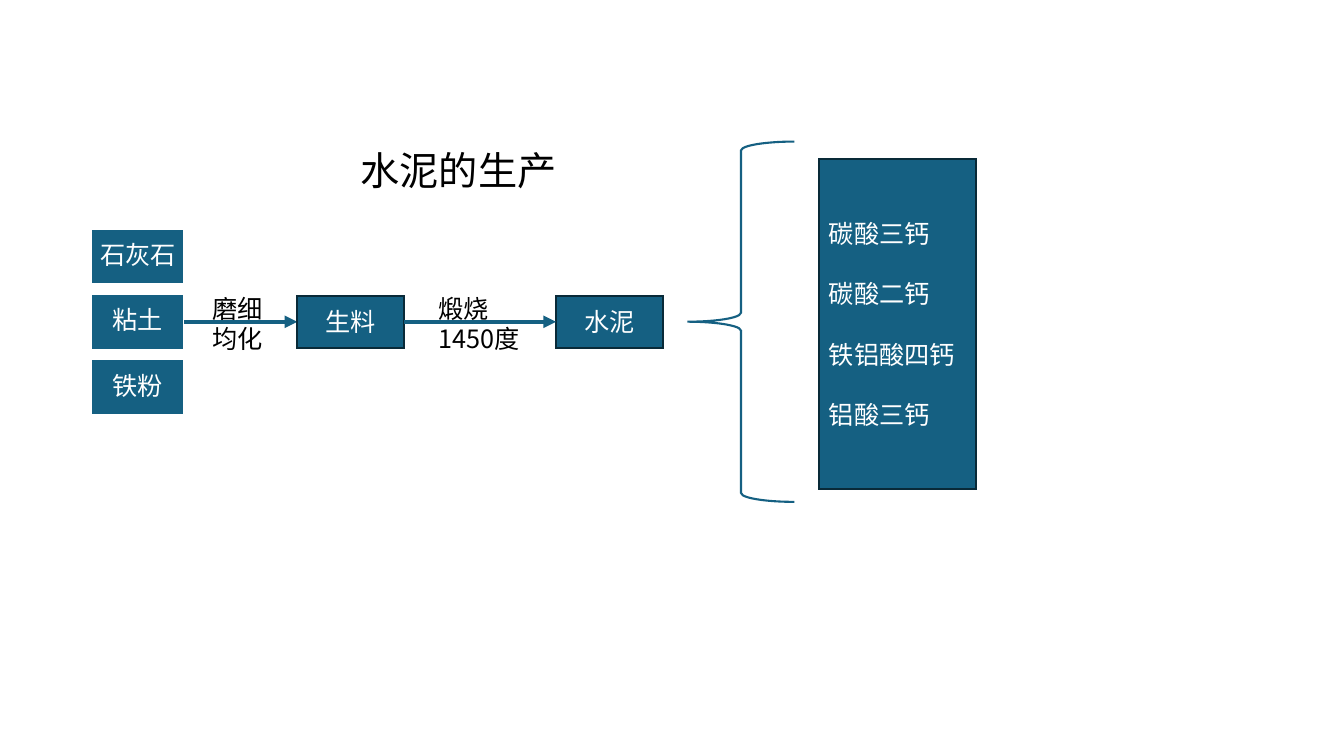
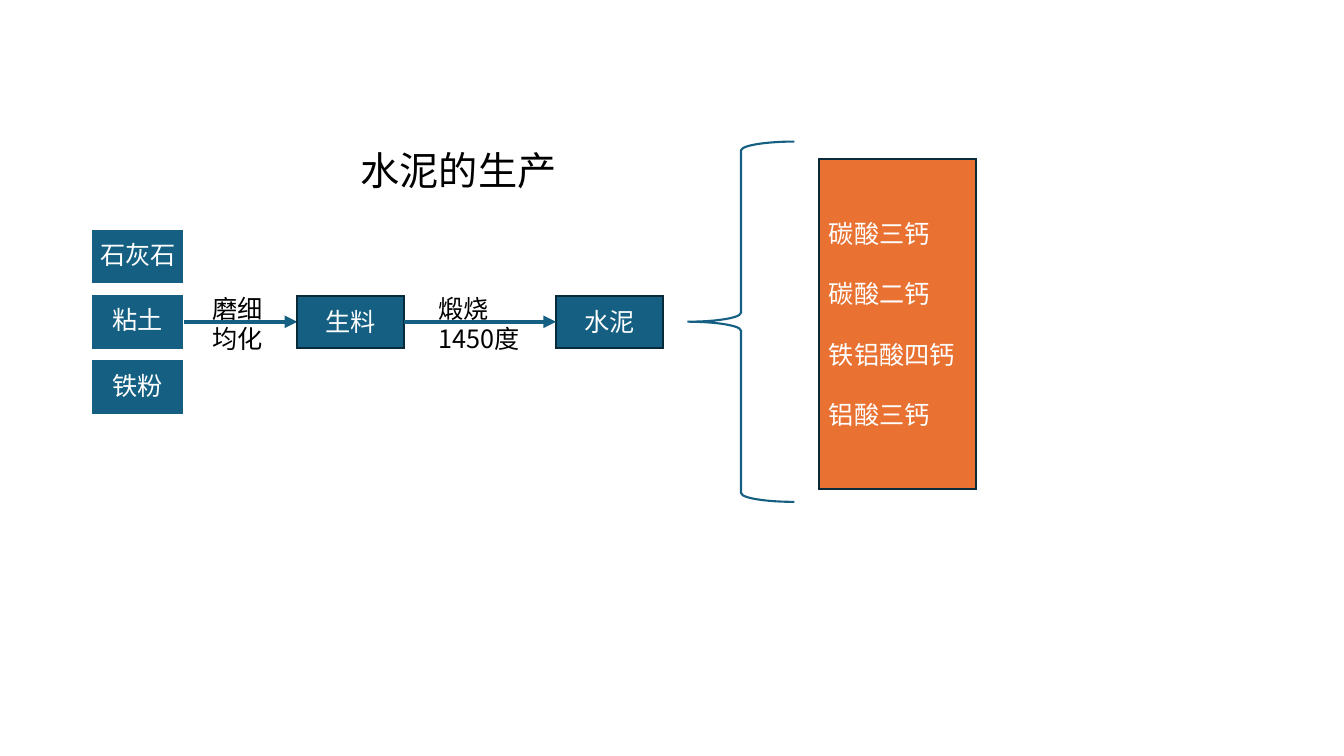
Before and after one commit to guofei9987/a, a slide deck: slide 3 of materials/材料学.pptx. Drawn at 1344x756 pixels with LibreOffice and Linux fonts; fonts in the diff are those of the drawing. Boxes give left, top, right and bottom in pixels: in the first picture for what was removed or moved away, otherwise in the second. Text is boxed around its words. In the diff, an @@ line names an element or a change of style, - is before the commit and + after.

```diff
--- a/materials/材料学.pptx
+++ b/materials/材料学.pptx
@@ rectangle "碳酸三钙" at [820, 158, 976, 489]: fill #156082 to #E97132 @@
```
Also in this commit, not shown: 7 slides added, 1 other file.
